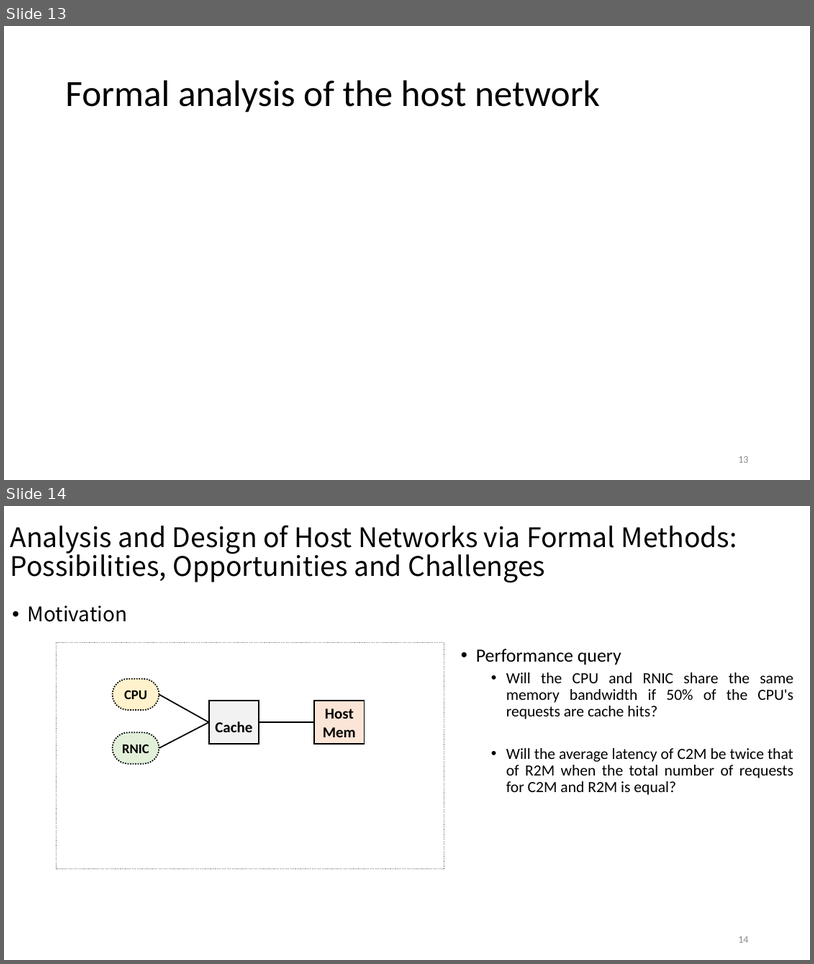
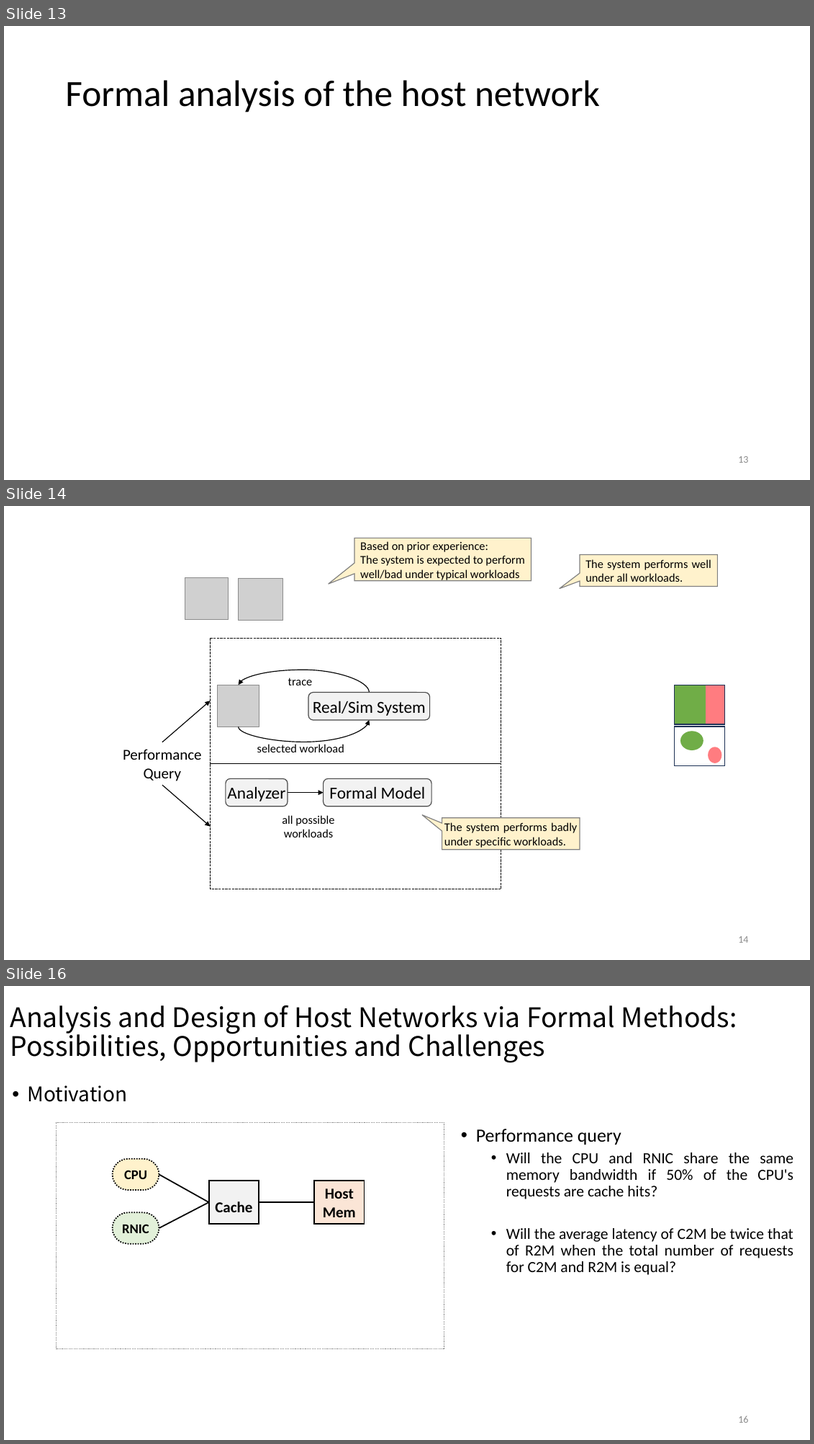
Before and after one commit to yrll/host-net-analysis, a slide deck: doc/host-network-verification-2025-06-rulan.pptx. Shown one above the other, each under a label of ours: slides 13 and 14 before the commit, slides 13, 14 and 16 after it; the slides between them are not shown. The pictures are 814x964 and 814x1444 pixels, drawn with LibreOffice and Linux fonts; fonts in the diff are those of the drawing; grey boxes stand for pictures. Boxes give left, top, right and bottom in pixels: in the first picture for what was removed or moved away, otherwise in the second. Text is boxed around its words. In the diff, an @@ line names an element or a change of style, - is before the commit and + after.

```diff
--- a/doc/host-network-verification-2025-06-rulan.pptx
+++ b/doc/host-network-verification-2025-06-rulan.pptx
@@ slide 14 added at (x1=4, y1=506, x2=810, y2=960), background #FFFFFF @@
@@ speech box added at (x1=355, y1=538, x2=532, y2=581), fill #FFF2CC, outline #808080 1 pt, 14 pt, text #000000 @@
+Based on prior experience:
+The system is expected to perform well/bad under typical workloads
@@ speech box added at (x1=580, y1=554, x2=718, y2=586), fill #FFF2CC, outline #808080 1 pt, 14 pt, text #000000 @@
+The system performs well under all workloads.
@@ picture added at (x1=185, y1=577, x2=228, y2=619) @@
@@ picture added at (x1=239, y1=578, x2=283, y2=620) @@
@@ rounded rectangle added at (x1=211, y1=638, x2=502, y2=763), outline #000000 1 pt dashed @@
@@ curved arrow added from (369, 692) to (239, 685), #000000 1 pt @@
@@ text added at (x1=288, y1=677, x2=313, y2=685), 14 pt, text #000000 @@
+trace
@@ picture added at (x1=218, y1=685, x2=260, y2=727) @@
@@ rounded rectangle added at (x1=309, y1=692, x2=430, y2=720), fill #F2F2F2, outline #484848 1 pt, 20 pt, text #000000 @@
+Real/Sim System
@@ rectangle added at (x1=675, y1=685, x2=706, y2=724), fill #70AD47 @@
@@ rectangle added at (x1=675, y1=685, x2=725, y2=724), outline #1E3256 1 pt @@
@@ rectangle added at (x1=706, y1=685, x2=725, y2=724), fill #FF7C80 @@
@@ arrow added from (162, 742) to (211, 701), #000000 1 pt @@
@@ curved arrow added from (239, 727) to (369, 720), #000000 1 pt @@
@@ rectangle added at (x1=675, y1=726, x2=725, y2=765), fill #FFFFFF, outline #1E3256 1 pt @@
@@ ellipse added at (x1=681, y1=731, x2=704, y2=750), fill #70AD47 @@
@@ text added at (x1=123, y1=749, x2=202, y2=781), 18 pt, text #000000 @@
+Performance Query
@@ rounded rectangle added at (x1=211, y1=764, x2=502, y2=889), outline #000000 1 pt dashed @@
@@ text added at (x1=257, y1=744, x2=345, y2=752), 14 pt, text #000000 @@
+selected workload
@@ ellipse added at (x1=708, y1=746, x2=722, y2=763), fill #FF7C80 @@
@@ arrow added from (162, 785) to (211, 826), #000000 1 pt @@
@@ rounded rectangle added at (x1=226, y1=779, x2=288, y2=807), fill #F2F2F2, outline #484848 1 pt, 20 pt, text #000000 @@
+Analyzer
@@ rounded rectangle added at (x1=324, y1=779, x2=432, y2=807), fill #F2F2F2, outline #484848 1 pt, 20 pt, text #000000 @@
+Formal Model
@@ arrow added from (288, 792) to (324, 792), #000000 1 pt @@
@@ text added at (x1=282, y1=815, x2=334, y2=837), 14 pt, text #000000 @@
+all possible workloads
@@ speech box added at (x1=442, y1=818, x2=581, y2=849), fill #FFF2CC, outline #808080 1 pt, 14 pt, text #000000 @@
+The system performs badly under specific workloads.
@@ page number added at (x1=738, y1=936, x2=748, y2=942), 12 pt, text #8C8C8C @@
+14
@@ what was slide 14 is now slide 16 @@
@@ page number at (x1=738, y1=1416, x2=748, y2=1422): text changed @@
-14
+16
```
Also in this commit, not shown: 1 other slide added, 2 other files.
